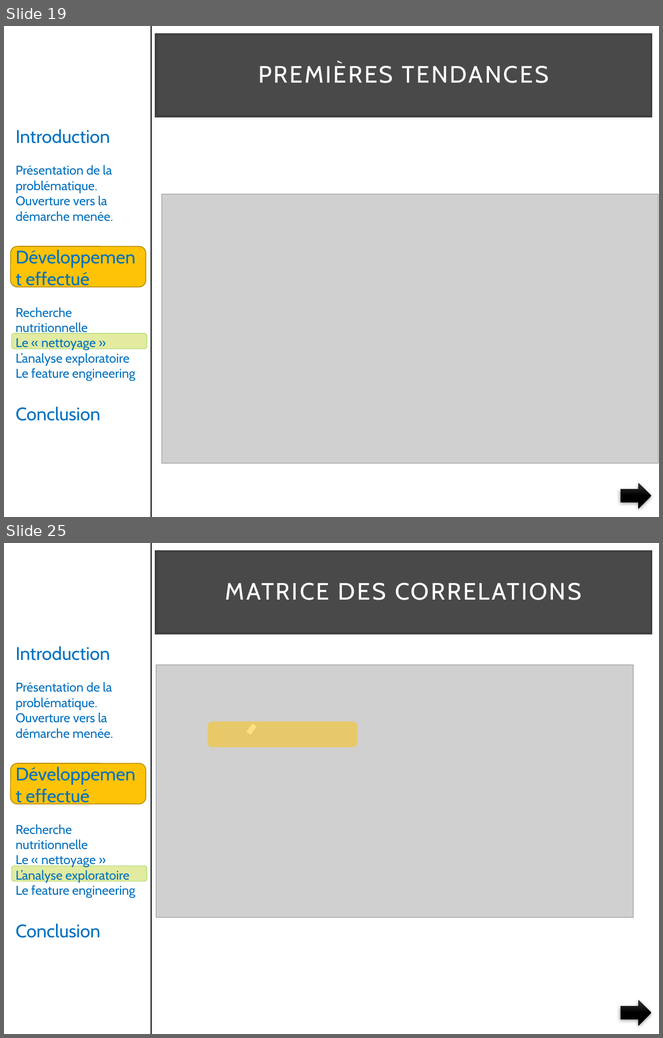
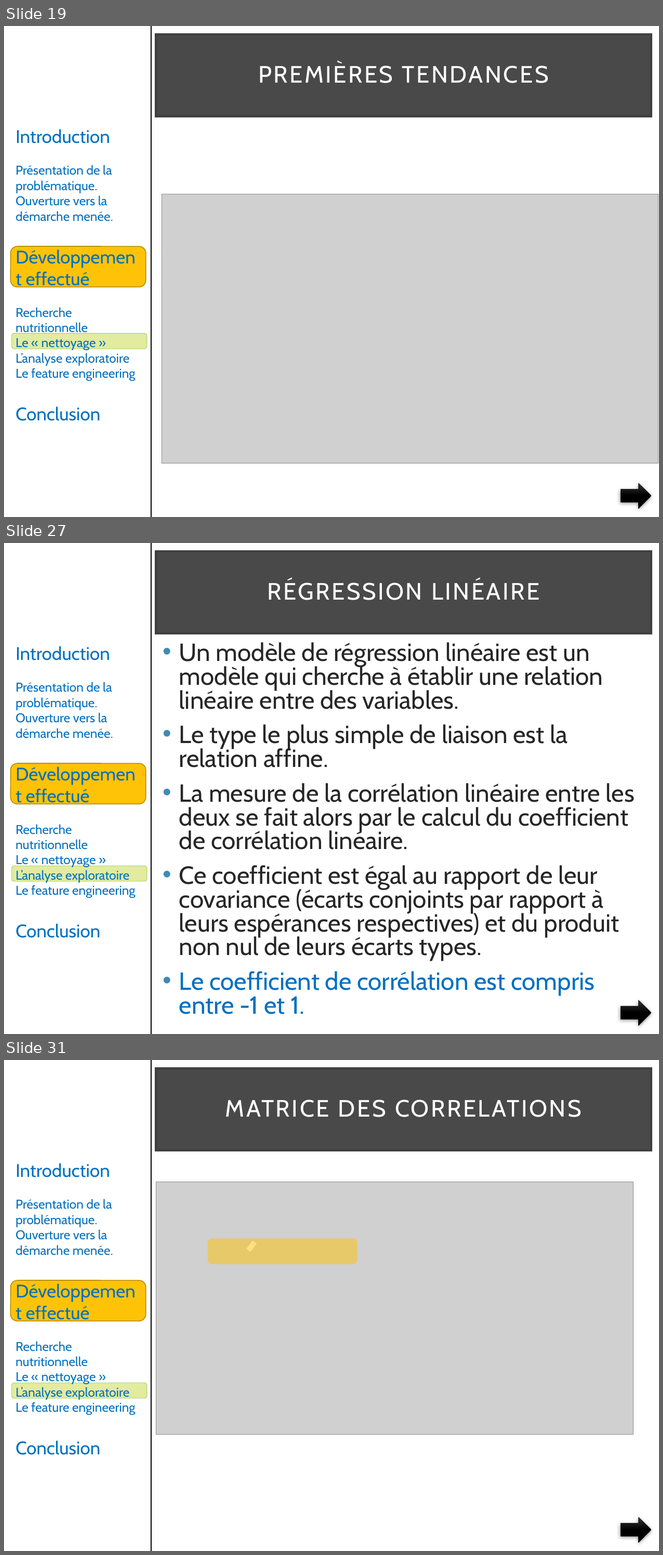
Before and after one commit to pfroide/python, a slide deck: Projet_2/presentation_v4.pptx. Shown one above the other, each under a label of ours: slides 19 and 25 before the commit, slides 19, 27 and 31 after it; the slides between them are not shown. The pictures are 663x1038 and 663x1555 pixels, drawn with LibreOffice and Linux fonts; fonts in the diff are those of the drawing; grey boxes stand for pictures. Boxes give left, top, right and bottom in pixels: in the first picture for what was removed or moved away, otherwise in the second. Text is boxed around its words. In the diff, an @@ line names an element or a change of style, - is before the commit and + after.

```diff
--- a/Projet_2/presentation_v4.pptx
+++ b/Projet_2/presentation_v4.pptx
@@ slide 27 added at bbox=[4, 543, 659, 1034], background #FFFFFF; not listed: 4 template elements that a slide beside it also shows @@
@@ title added at bbox=[156, 551, 651, 633], fill #0D0D0D at 75% opacity, outline #404040 2.5 pt, 26 pt, text #FFFFFF @@
+RÉGRESSION LINÉAIRE
@@ text added at bbox=[179, 642, 635, 1015], 27.2 pt, text #262626 @@
+• Un modèle de régression linéaire est un modèle qui cherche à établir une relation linéaire entre des variables.
+• Le type le plus simple de liaison est la relation affine.
+• La mesure de la corrélation linéaire entre les deux se fait alors par le calcul du coefficient de corrélation linéaire.
+• Ce coefficient est égal au rapport de leur covariance (écarts conjoints par rapport à leurs espérances respectives) et du produit non nul de leurs écarts types.
+• Le coefficient de corrélation est compris entre -1 et 1.
@@ right arrow added at bbox=[621, 1000, 651, 1026], fill gradient #393939 to #000000 @@
@@ what was slide 25 is now slide 31 @@
```
Also in this commit, not shown: 5 slides changed, 8 other slides added, 3 slides removed.
